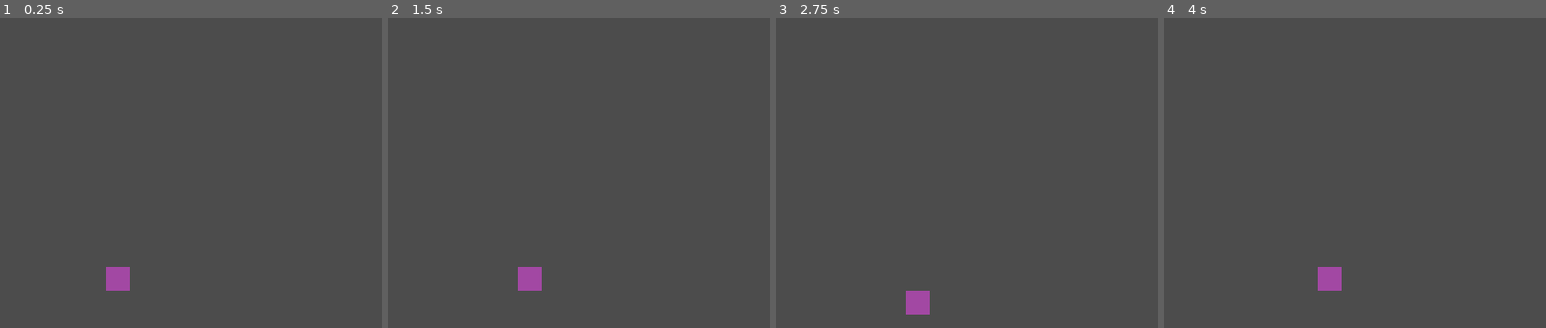
Above: before the commit, frames 1-4 (left to right).
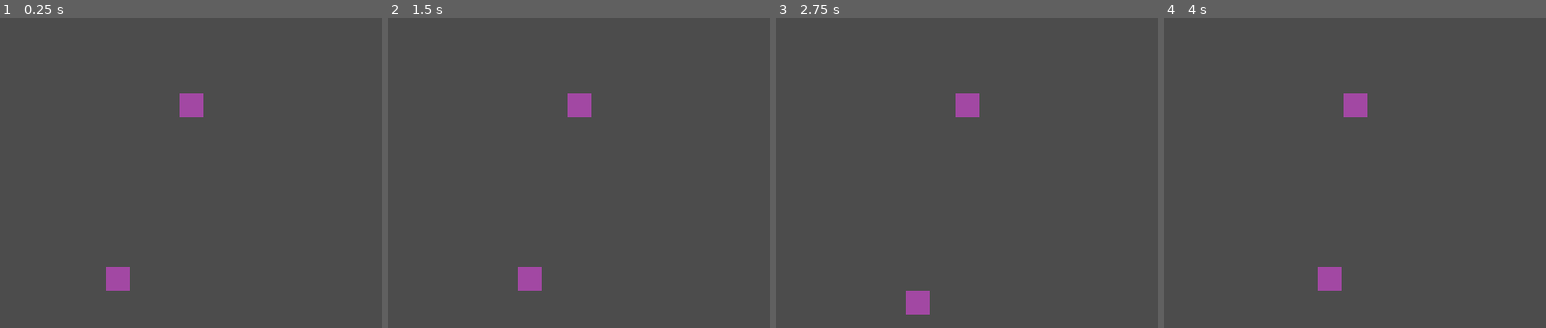
Above: after the commit, the same moments.

Repository: JacobBas/gmtk2021-godot
Game: Godot game, scene res://refactorme/SandboxLevel.tscn
Same seed, same stepped clock (60 frames per second), same inputs: the game is played once before the commit and once after it.
Inputs:
- Up to frame 1 (0.25 s): no input
- Up to frame 2 (1.5 s): tap Enter at 0.5 s; hold Right (Arrow_Right) 0.53-1.28 s; tap Space at 1.25 s; hold Down (Arrow_Down) from 1.28 s (still down)
- Up to frame 3 (2.75 s): tap Enter at 2 s; release Down (Arrow_Down) at 2.03 s; hold Right (Arrow_Right) from 2.03 s (still down)
- Up to frame 4 (4 s): tap Space at 2.75 s; release Right (Arrow_Right) at 2.78 s; hold Up (Arrow_Up) 2.78-3.53 s; tap Enter at 3.5 s; hold Left (Arrow_Left) from 3.53 s (still down)
The pictures show only the part of the screen within x 36-86%, y 14-64%; the shares and areas given below are measured in that part.

The runs differ from the first frame. In frame 1, 0.5% of the frame differs, in the area x 47-54%, y 24-32%; in frame 2, 0.5%; in frame 3, 0.5%; in frame 4, 0.5%.

Commit message:
adding in conjoined functionality

Diff:
--- /dev/null
+++ b/refactorme/Conjoined_Player.gd
@@ -0,0 +1,44 @@
+extends Sprite
+
+# Declare member variables here. Examples:
+var tile_size : int = 32
+var last_press: String = ""
+
+var inputs = {"Arrow_Right": Vector2.RIGHT,
+			"Arrow_Left": Vector2.LEFT,
+			"Arrow_Up": Vector2.UP,
+			"Arrow_Down": Vector2.DOWN,
+			"WASD_Right": Vector2.RIGHT,
+			"WASD_Left": Vector2.LEFT,
+			"WASD_Up": Vector2.UP,
+			"WASD_Down": Vector2.DOWN}
+
+var inputs_mapping = {"Arrow_Right": "WASD_Right",
+			"Arrow_Left": "WASD_Left",
+			"Arrow_Up": "WASD_Up",
+			"Arrow_Down": "WASD_Down",
+			"WASD_Right": "Arrow_Right",
+			"WASD_Left": "Arrow_Left",
+			"WASD_Up": "Arrow_Up",
+			"WASD_Down": "Arrow_Down"}
+
+# Called when the node enters the scene tree for the first time.
+func _ready():
+	position = position.snapped(Vector2.ONE * tile_size)
+	#position += Vector2.ONE * tile_size/2
+
+
+func _unhandled_input(event):
+	for dir in inputs.keys():
+		if event.is_action_released(dir):
+			print(dir)
+			print(last_press)
+			if inputs_mapping[dir] == last_press:
+				last_press = ""
+				move(dir)
+				print("moved: " + str(position))
+			else:
+				last_press = dir
+
+func move(dir):
+	position += inputs[dir] * tile_size
--- /dev/null
+++ b/refactorme/Conjoined_Player.tscn
@@ -0,0 +1,10 @@
+[gd_scene load_steps=3 format=2]
+
+[ext_resource path="res://refactorme/files/purplebox.png" type="Texture" id=2]
+[ext_resource path="res://refactorme/Conjoined_Player.gd" type="Script" id=3]
+
+[node name="Conjoined_Player" type="Node2D"]
+
+[node name="Sprite" type="Sprite" parent="."]
+texture = ExtResource( 2 )
+script = ExtResource( 3 )
--- a/refactorme/SandboxLevel.tscn
+++ b/refactorme/SandboxLevel.tscn
@@ -1,9 +1,10 @@
-[gd_scene load_steps=5 format=2]
+[gd_scene load_steps=7 format=2]
 
 [ext_resource path="res://refactorme/files/outside_wall.png" type="Texture" id=1]
 [ext_resource path="res://refactorme/WASD_Player.tscn" type="PackedScene" id=2]
 [ext_resource path="res://refactorme/files/inner_floor.png" type="Texture" id=3]
 [ext_resource path="res://refactorme/Arrow_Player.tscn" type="PackedScene" id=4]
+[ext_resource path="res://refactorme/Conjoined_Player.tscn" type="PackedScene" id=5]
 
 [sub_resource type="TileSet" id=1]
 0/name = "outside_wall.png 0"
@@ -57,3 +58,6 @@
 
 [node name="Arrow_Player" parent="." instance=ExtResource( 4 )]
 position = Vector2( 528, 464 )
+
+[node name="Conjoined_Player" parent="." instance=ExtResource( 5 )]
+position = Vector2( 626.94, 230.517 )
